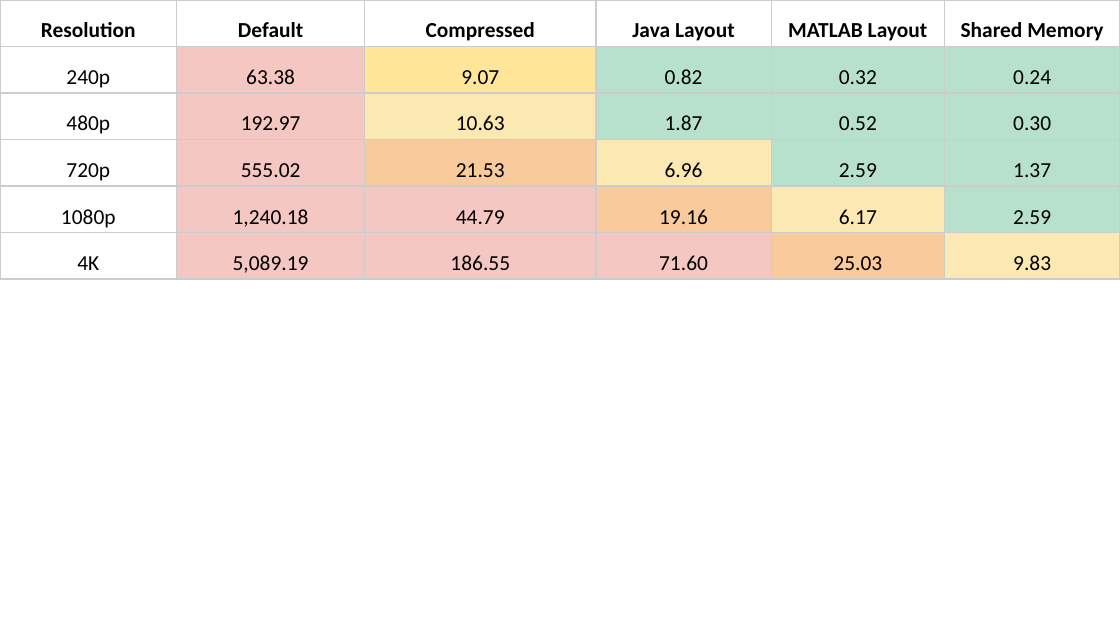
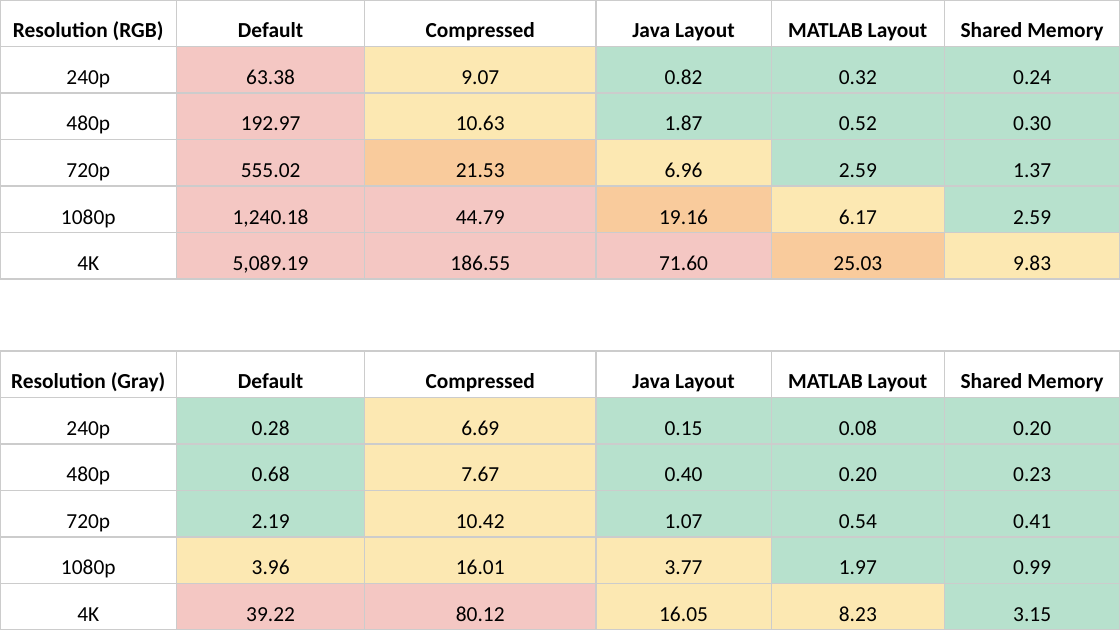
Before and after one commit to ennerf/ennerf.github.io, a slide deck: slide 2 of images/streaming/graphics.pptx. Drawn at 1120x630 pixels with LibreOffice and Linux fonts; fonts in the diff are those of the drawing. Boxes give left, top, right and bottom in pixels: in the first picture for what was removed or moved away, otherwise in the second. Text is boxed around its words. In the diff, an @@ line names an element or a change of style, - is before the commit and + after.

```diff
--- a/images/streaming/graphics.pptx
+++ b/images/streaming/graphics.pptx
@@ table at bbox=[0, 0, 1119, 279] @@
-row 1, column 1: Resolution
+row 1, column 1: Resolution (RGB)
@@ fill #FFE699 to #FCE8B2 in row 2, column 3 @@
@@ table added at bbox=[0, 351, 1119, 630], 6 rows, 6 columns @@
+Resolution (Gray) | Default | Compressed | Java Layout | MATLAB Layout | Shared Memory
+240p | 0.28 | 6.69 | 0.15 | 0.08 | 0.20
+480p | 0.68 | 7.67 | 0.40 | 0.20 | 0.23
+720p | 2.19 | 10.42 | 1.07 | 0.54 | 0.41
+1080p | 3.96 | 16.01 | 3.77 | 1.97 | 0.99
+4K | 39.22 | 80.12 | 16.05 | 8.23 | 3.15
```
Also in this commit, not shown: 1 slide removed, 2 other files.
